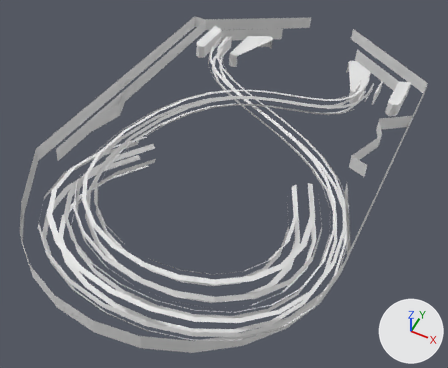
The OBJ model data/models/pinball-static.obj as it was, and as the next commit left it.
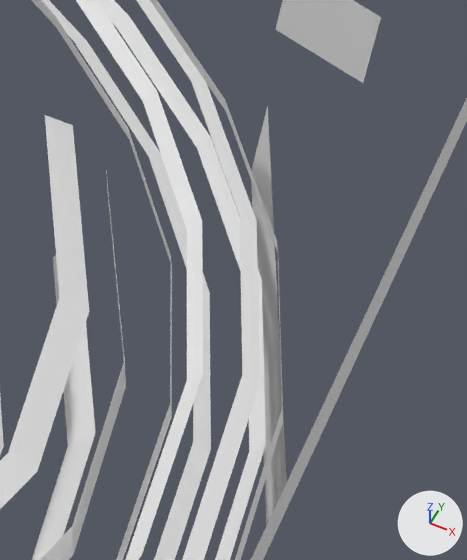
The first picture shows the older version from a 50 mm lens placed at (0.363, -0.865, 0.88), pointed at (-0.001, -0.136, -0.03). The close-ups show both versions on the part from 67% to 85% of the width and 44% to 71% of the height of that picture; other places that the commit changed are outside them. Arrows for +X, +Y and +Z are at lower right; the lights stay in place. Where no turn or scale is listed for an object, it has been applied to the vertices.

Names of what the first close-up shows: 'BezierCurve.008_CUBezierCurve.127', 'BezierCurve.010_CUBezierCurve.129', 'BezierCurve.014_CUBezierCurve.133', 'BezierCurve.016_CUBezierCurve.135', 'BezierCurve.241_CUBezierCurve.361', 'BezierCurve.242_CUBezierCurve.362', 'BezierCurve.247_CUBezierCurve.367', 'BezierCurve.248_CUBezierCurve.368', 'BezierCurve.262_CUBezierCurve.382', 'Plane.003_Plane.009', 'Plane.015_Plane.003', 'Plane.018_Plane.007'.
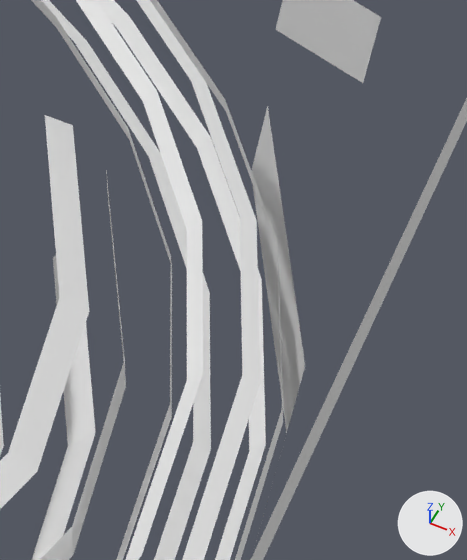
Changed parts and their boxes [x1, y1, x2, y2] in the close-ups (467 x 560 px):
'Plane.021_Plane.060', added
    after: [251, 106, 305, 433]
'Plane.018_Plane.007', reshaped
    before: [251, 106, 287, 530]
    after: [253, 390, 299, 552]

Edits to the bpy script that builds the scene:
```text
Change me_plane_018_plane_007:
    where me_plane_018_plane_007.from_pydata(...)  # 4 vertices, 2 faces; spans x 0.225..0.281, y -0.245..-0.086, z 0.011..0.059
    used by ob_plane_018_plane_007; location = (0.0, 0.0, 0.0)
    verts and faces of me_plane_018_plane_007; kept vertices keep their numbers, new ones are numbered from 4
    before: 0 (0.225, -0.09, 0.011), 1 (0.281, -0.245, 0.03) at pixel (267, 550), 2 (0.225, -0.086, 0.04) at pixel (267, 105), 3 (0.281, -0.241, 0.059) at pixel (286, 482)
    me_plane_018_plane_007 part 1
    add delete_vertices([*range(0, 4)])  # with the faces that use them
    add verts[4] = (0.271, -0.197, 0.024)  # pixel (286, 433)
    add verts[5] = (0.271, -0.193, 0.054)  # pixel (305, 365)
    add verts[6] = (0.281, -0.277, 0.034)
    add verts[7] = (0.281, -0.273, 0.063)  # pixel (251, 557)
    add faces += [(4, 7, 5), (4, 6, 7)]
Add me_plane_021_plane_060:
    me_plane_021_plane_060.from_pydata([(0.2247, -0.0898, 0.011), (0.2247, -0.0862, 0.0404), (0.2715, -0.1969, 0.0242), (0.2715, -0.1933, 0.0535)], [], [(2, 1, 0), (2, 3, 1)])
Add ob_plane_021_plane_060:
    ob_plane_021_plane_060 = bpy.data.objects.new('Plane.021_Plane.060', me_plane_021_plane_060)
    ob_plane_021_plane_060.location = (0.0, 0.0, 0.0)
```
